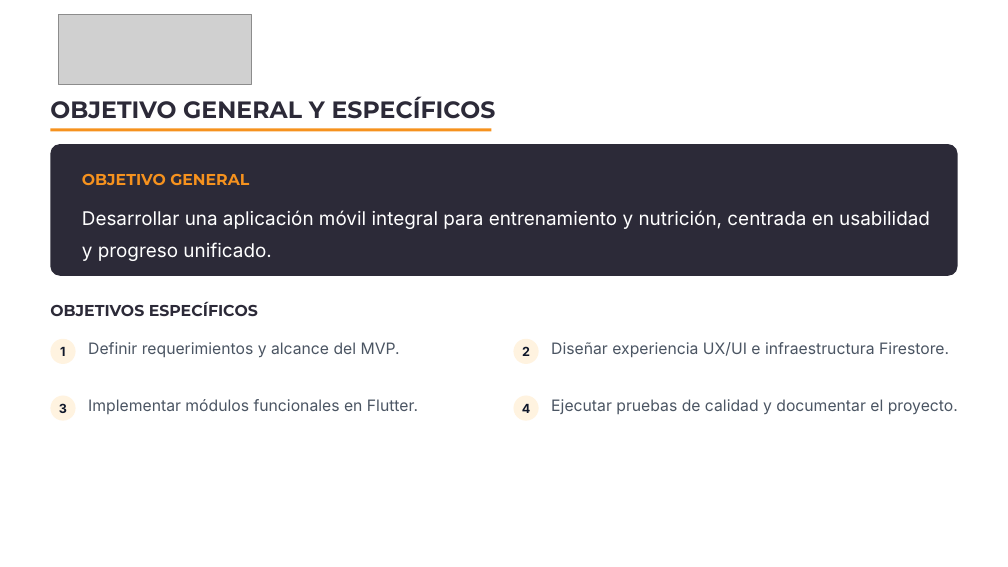
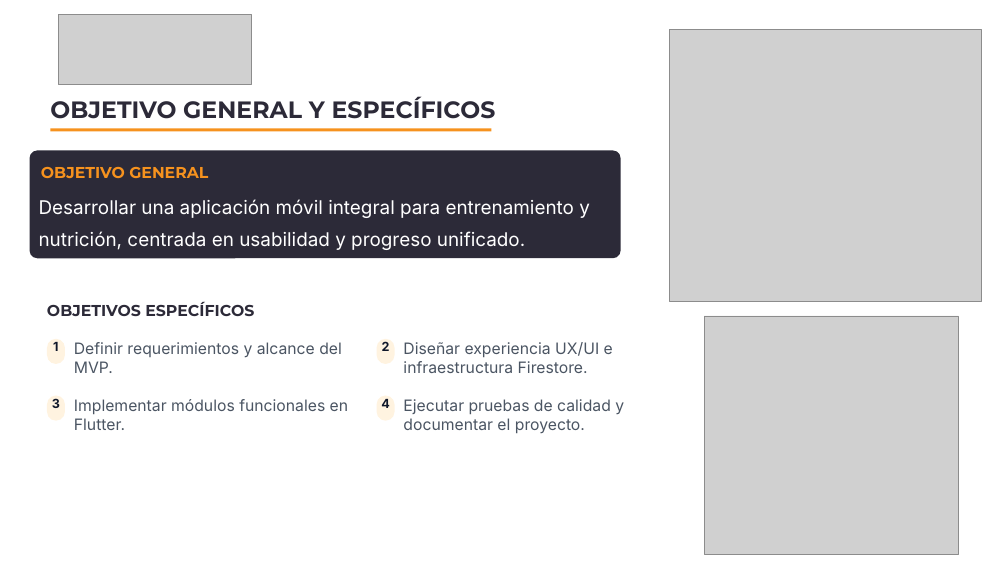
Before and after one commit to DanBetTap/800D-Equipo09, a slide deck: slide 5 of Fase 3/Evidencias Grupales/Presentación Final del proyecto.pptx (slide 4 before the commit). Drawn at 1008x567 pixels with LibreOffice and Linux fonts; fonts in the diff are those of the drawing; grey boxes stand for pictures. Boxes give left, top, right and bottom in pixels: in the first picture for what was removed or moved away, otherwise in the second. Text is boxed around its words. In the diff, an @@ line names an element or a change of style, - is before the commit and + after.

```diff
--- a/Fase 3/Evidencias Grupales/Presentación Final del proyecto.pptx
+++ b/Fase 3/Evidencias Grupales/Presentación Final del proyecto.pptx
@@ picture added at (669, 29, 981, 301) @@
@@ rounded rectangle: place and size @@
-rounded rectangle at (51, 144, 958, 276)
+rounded rectangle at (29, 150, 621, 259)
@@ text "OBJETIVO GENERAL": place and size @@
-text "OBJETIVO GENERAL" at (82, 174, 249, 185)
+text "OBJETIVO GENERAL" at (41, 167, 208, 178)
@@ text "Desarrollar una aplicación móvil integral ..." rewrapped from (82, 210, 930, 261) to (39, 199, 590, 250) @@
@@ text "OBJETIVOS ESPECÍFICOS": place and size @@
-text "OBJETIVOS ESPECÍFICOS" at (50, 301, 258, 316)
+text "OBJETIVOS ESPECÍFICOS" at (47, 301, 254, 316)
@@ picture added at (704, 316, 958, 554) @@
@@ text "1": place and size @@
-text "1" at (60, 347, 65, 356)
+text "1" at (53, 342, 58, 351)
@@ rounded rectangle: place and size @@
-rounded rectangle at (51, 339, 76, 364)
+rounded rectangle at (47, 339, 65, 364)
@@ text "Definir requerimientos y alcance del ..." rewrapped from (88, 342, 400, 358) to (74, 342, 342, 373) @@
@@ text "2": place and size @@
-text "2" at (522, 346, 530, 356)
+text "2" at (382, 341, 390, 351)
@@ rounded rectangle: place and size @@
-rounded rectangle at (513, 339, 538, 364)
+rounded rectangle at (377, 339, 395, 364)
@@ text "Diseñar experiencia UX/UI e infraestructura ..." rewrapped from (551, 342, 949, 357) to (403, 342, 613, 373) @@
@@ text "3": place and size @@
-text "3" at (59, 403, 67, 413)
+text "3" at (52, 398, 60, 408)
@@ rounded rectangle: place and size @@
-rounded rectangle at (51, 395, 76, 420)
+rounded rectangle at (47, 395, 65, 420)
@@ text "Implementar módulos funcionales en Flutter." rewrapped from (88, 399, 418, 414) to (74, 399, 348, 430) @@
@@ text "4": place and size @@
-text "4" at (522, 404, 531, 413)
+text "4" at (381, 399, 390, 408)
@@ rounded rectangle: place and size @@
-rounded rectangle at (513, 395, 538, 420)
+rounded rectangle at (377, 395, 395, 420)
@@ text "Ejecutar pruebas de calidad y ..." rewrapped from (551, 399, 958, 414) to (403, 399, 624, 433) @@
```
Also in this commit, not shown: 2 other slides changed, 3 slides added.
